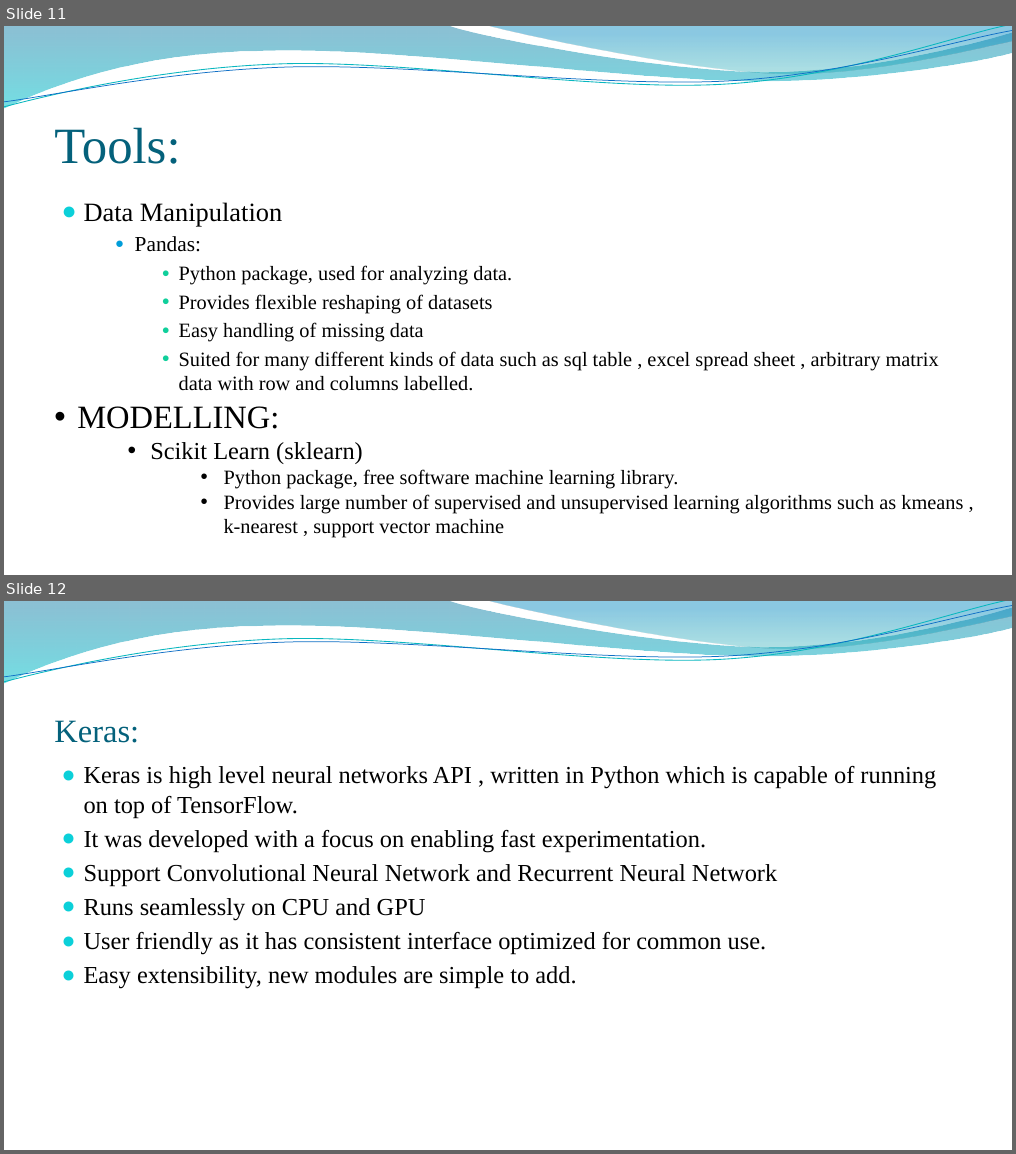
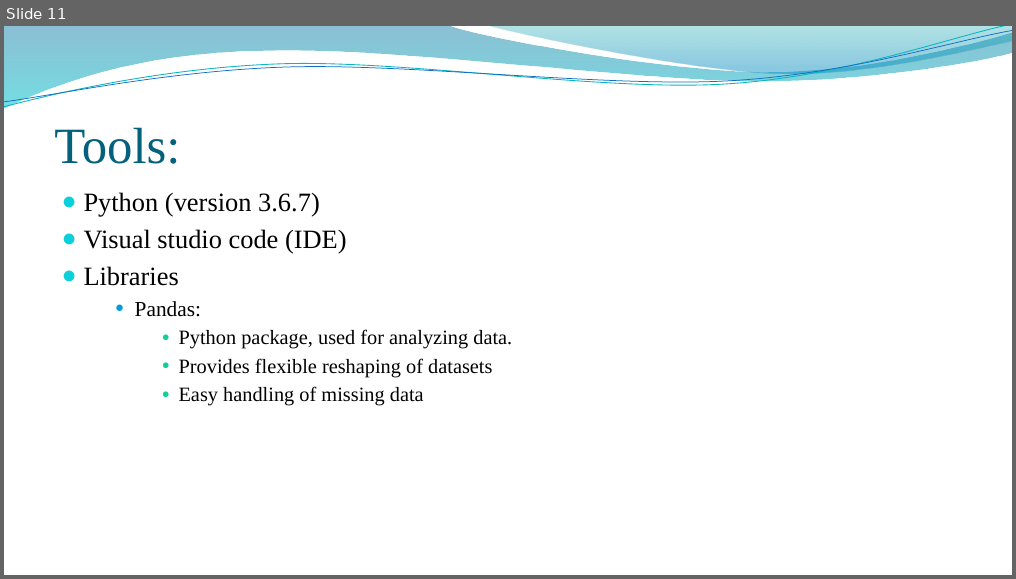
Before and after one commit to alphaGithub/text_summarizer, a slide deck: documents/Text_summarizer.pptx. Shown one above the other, each under a label of ours: slides 11 and 12 before the commit, slide 11 after it. The pictures are 1016x1154 and 1016x579 pixels, drawn with LibreOffice and Linux fonts; fonts in the diff are those of the drawing; background and template pictures are left out. Boxes give left, top, right and bottom in pixels: in the first picture for what was removed or moved away, otherwise in the second. Text is boxed around its words. In the diff, an @@ line names an element or a change of style, - is before the commit and + after.

```diff
--- a/documents/Text_summarizer.pptx
+++ b/documents/Text_summarizer.pptx
@@ slide 12 removed at (4, 601, 1012, 1150), background picture (left out); not listed: 4 template elements that a slide beside it also shows @@
@@ text removed at (54, 720, 139, 743) @@
-Keras:
@@ text removed at (84, 766, 936, 989) @@
-● Keras is high level neural networks API , written in Python which is capable of running on top of TensorFlow.
-● It was developed with a focus on enabling fast experimentation.
-● Support Convolutional Neural Network and Recurrent Neural Network
-● Runs seamlessly on CPU and GPU
-● User friendly as it has consistent interface optimized for common use.
-● Easy extensibility, new modules are simple to add.
@@ slide 11 changed as well @@
@@ freeform shape at (4, 26, 1012, 109): outline redrawn @@
@@ text at (84, 192, 347, 286): text changed @@
-● Data Manipulation
+● Python (version 3.6.7)
+● Visual studio code (IDE)
+● Libraries
@@ text at (179, 351, 939, 391): paragraph removed @@
-        ● Suited for many different kinds of data such as sql table , excel spread sheet , arbitrary matrix data with row and columns labelled.
@@ text removed at (77, 406, 963, 538) @@
-• MODELLING:
-    • Scikit Learn (sklearn)
-        • Python package, free software machine learning library.
-        • Provides large number of supervised and unsupervised learning algorithms such as kmeans , k-nearest , support vector machine
```
Also in this commit, not shown: 14 other slides changed, 2 slides added, 1 other slide removed, 2 other files.
